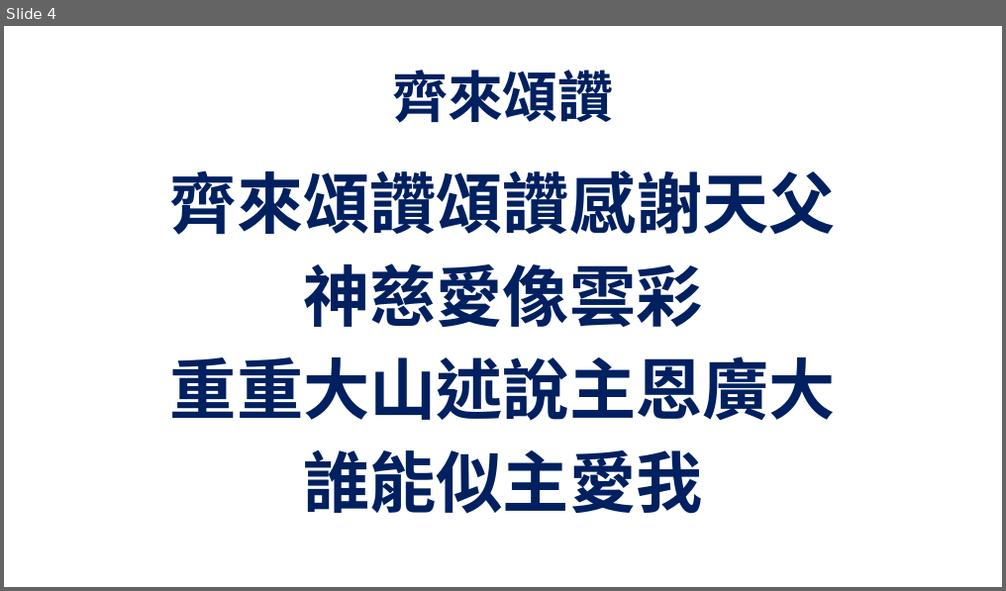
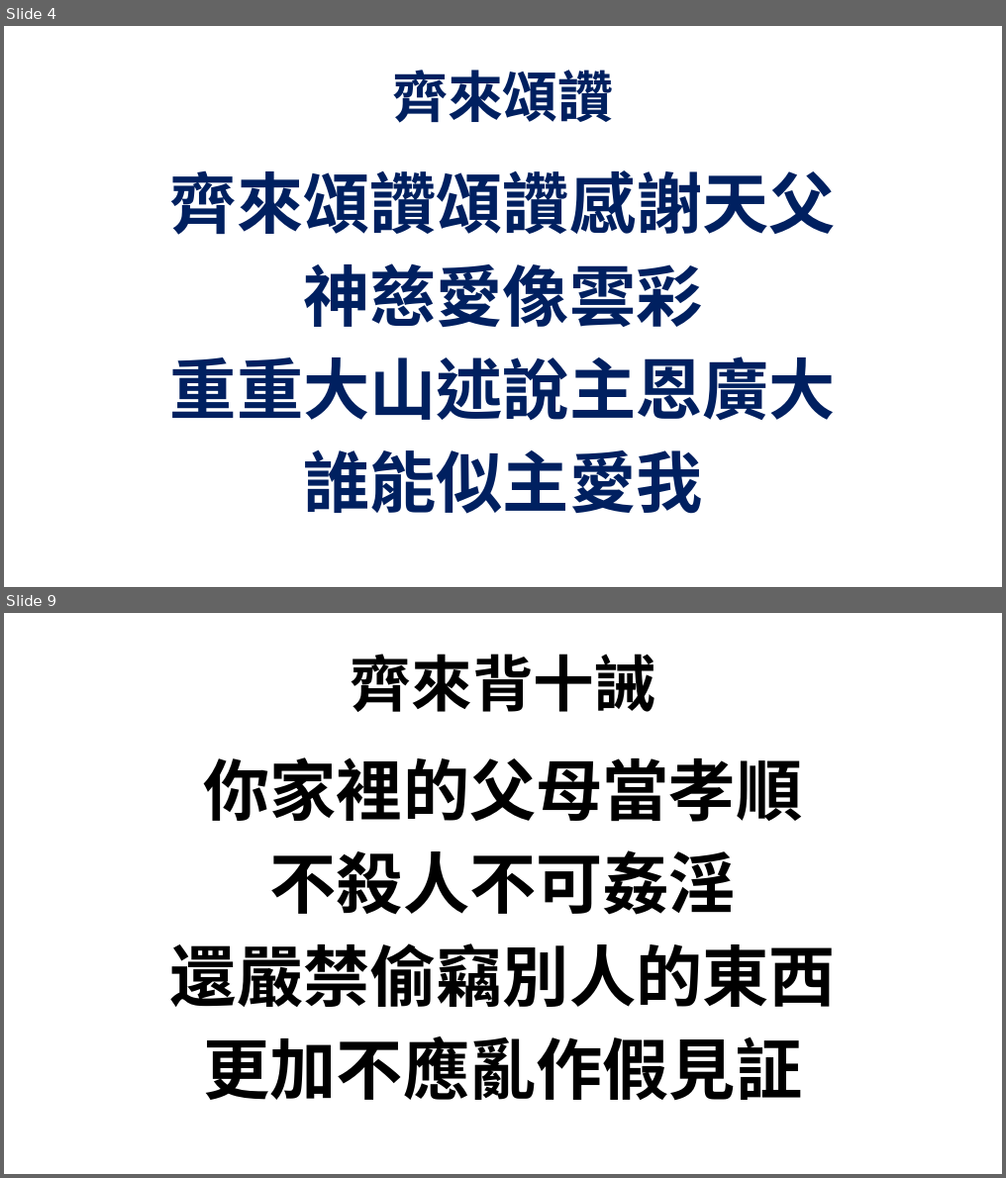
Before and after one commit to batisuoc/bible-school, a slide deck: 2019/9月.pptx. Shown one above the other, each under a label of ours: slide 4 before the commit, slides 4 and 9 after it; the slides between them are not shown. The pictures are 1006x591 and 1006x1178 pixels, drawn with LibreOffice and Linux fonts; fonts in the diff are those of the drawing; background and template pictures are left out. Boxes give left, top, right and bottom in pixels: in the first picture for what was removed or moved away, otherwise in the second. Text is boxed around its words. In the diff, an @@ line names an element or a change of style, - is before the commit and + after.

```diff
--- a/2019/9月.pptx
+++ b/2019/9月.pptx
@@ slide 9 added at (4, 613, 1002, 1174), background picture (left out) @@
@@ title added at (350, 654, 655, 712), 44 pt, text #000000, bold @@
+齊來背十誡
@@ text added at (170, 758, 836, 1100), 48 pt, text #000000, bold @@
+你家裡的父母當孝順
+不殺人不可姦淫
+還嚴禁偷竊別人的東西
+更加不應亂作假見証
```
Also in this commit, not shown: 2 slides changed, 5 other slides added.
